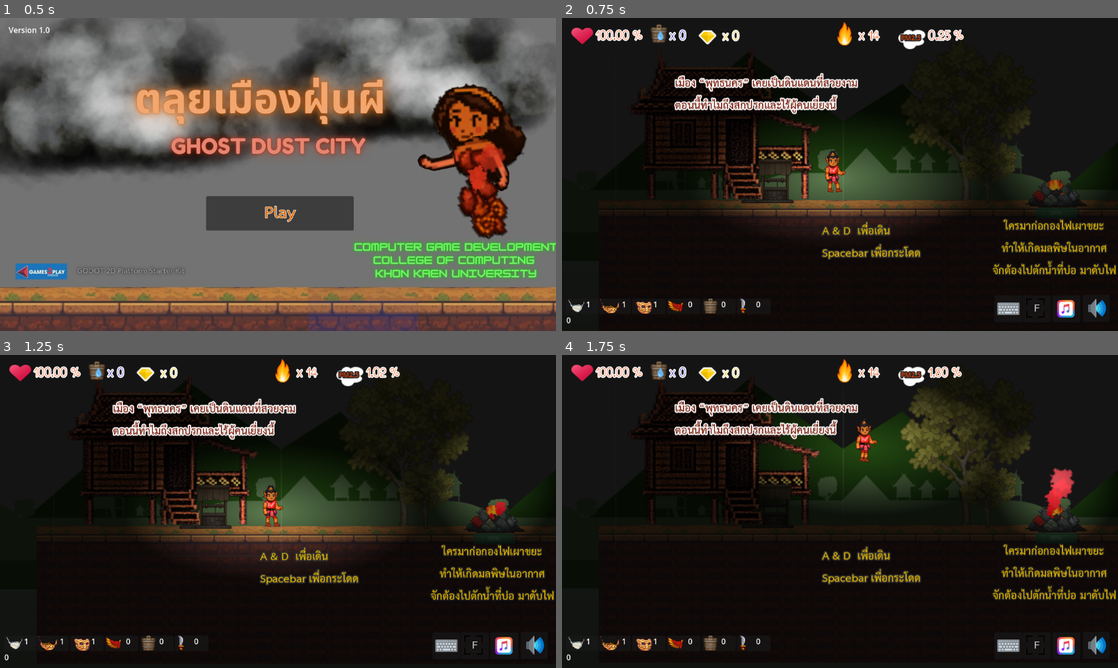
Above: before the commit, frames 1-4 (two rows, left to right).
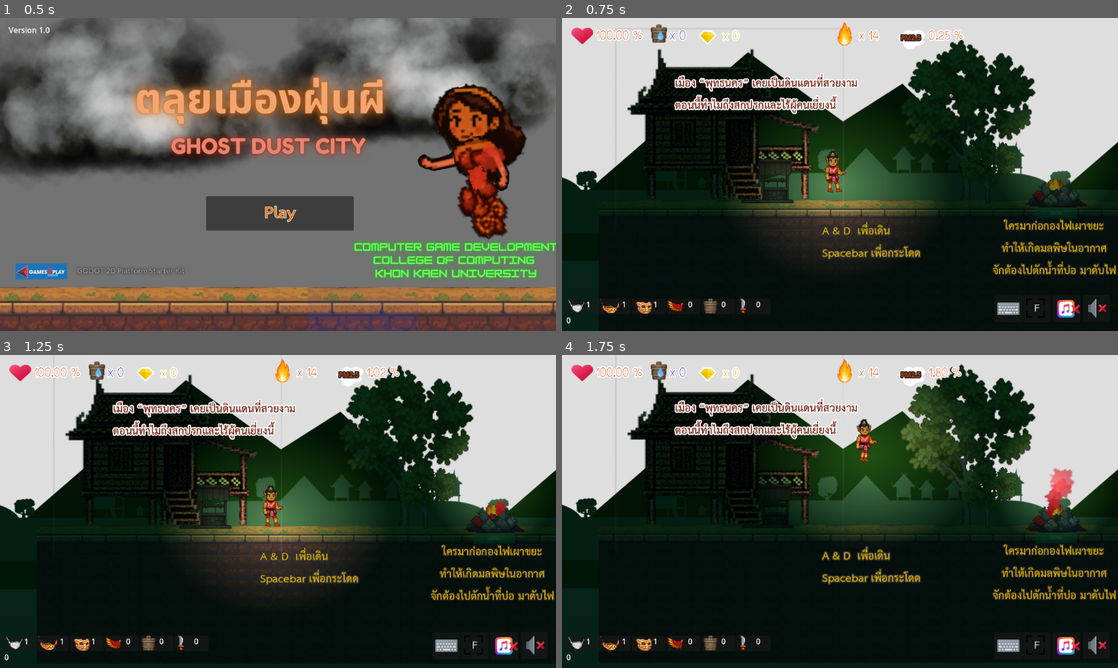
Above: after the commit, the same moments.

Repository: twachi/projectgame2d
Game: Godot game, scene res://Scenes/Levels/Menu.tscn
The game is run twice, just before and just after one commit, with the same random seed, the same clock (stepped at 60 frames per second) and the same inputs.
Inputs:
- Up to frame 1 (0.5 s): no input
- Up to frame 2 (0.75 s): click "Play" at 0.5 s
- Up to frame 3 (1.25 s): no input
- Up to frame 4 (1.75 s): hold D (Right) from 1.28 s (still down); tap C (attack) at 1.35 s; tap Space (Jump) at 1.52 s

Frame 1 is identical in both runs. In frame 2, 30% of the frame differs, in the area x 0-100%, y 0-96%; in frame 3, 27%; in frame 4, 30%.

Commit message:
เพิ่มกองขยะ

Diff:
--- a/Scenes/Levels/Level_01.tscn
+++ b/Scenes/Levels/Level_01.tscn
@@ -78,8 +78,8 @@
 position = Vector2(117, 348)
 
 [node name="PointLight2D" type="PointLight2D" parent="Player"]
-position = Vector2(5, -29)
-scale = Vector2(4.29388, 1.98531)
+position = Vector2(7.99999, -13.5)
+scale = Vector2(3.34667, 2.76667)
 texture = SubResource("GradientTexture2D_ex0qg")
 
 [node name="Coins" type="Node2D" parent="."]
@@ -458,6 +458,7 @@
 maxhp = 50
 def = 1
 title = "ผีควันระดับ 1"
+visible_range = 600
 
 [node name="Monster6" parent="Monster" instance=ExtResource("20_07uvp")]
 position = Vector2(2759, 299)
@@ -488,4 +489,4 @@
 position = Vector2(786, 376)
 
 [node name="CanvasModulate" type="CanvasModulate" parent="."]
-color = Color(0.169245, 0.169245, 0.169245, 1)
+color = Color(0.0576534, 0.284055, 0.244384, 1)
--- a/Scenes/Prefabs/Monster.tscn
+++ b/Scenes/Prefabs/Monster.tscn
@@ -30,10 +30,10 @@
 [node name="Part" type="Node2D" parent="."]
 
 [node name="FloorRay" type="RayCast2D" parent="Part"]
-position = Vector2(-51, -11)
+position = Vector2(-69, -9)
 rotation = -3.14159
 scale = Vector2(1, -1)
-target_position = Vector2(0, 33)
+target_position = Vector2(-0.000244141, 97)
 collision_mask = 8
 
 [node name="WallRay" type="RayCast2D" parent="Part"]
@@ -47,11 +47,11 @@
 position = Vector2(-12, -13)
 rotation = -3.14159
 scale = Vector2(1, -1)
-target_position = Vector2(300, -2)
+target_position = Vector2(393, 1.001)
 
 [node name="PlayerRay2" type="RayCast2D" parent="Part"]
 position = Vector2(0, -14)
-target_position = Vector2(89, 2)
+target_position = Vector2(178, 2)
 
 [node name="Rig" parent="Part" instance=ExtResource("1_omk6g")]
 position = Vector2(6, -20)
--- a/Scripts/AudioManager.gd
+++ b/Scripts/AudioManager.gd
@@ -15,8 +15,8 @@
 @onready var pain: AudioStreamPlayer = $"Pain-2201"
 @onready var horror_music: AudioStreamPlayer = $"Mixkit-horror-sci-fi-wind-tunnel-894"
 
-var music_on = true
-var sound_on = true
+var music_on = false
+var sound_on = false
 var music_bus = null
 var sfx_bus = null
 
--- a/default_bus_layout.tres
+++ b/default_bus_layout.tres
@@ -1,6 +1,7 @@
 [gd_resource type="AudioBusLayout" format=3 uid="uid://do56t6r2c0wgw"]
 
 [resource]
+bus/0/send = &"New Bus"
 bus/1/name = &"music"
 bus/1/solo = false
 bus/1/mute = false
--- /dev/null
+++ b/new_theme.tres
@@ -0,0 +1,3 @@
+[gd_resource type="Theme" format=3 uid="uid://brk3xjuf5lyj3"]
+
+[resource]
--- a/project.godot
+++ b/project.godot
@@ -33,6 +33,10 @@
 [editor_plugins]
 
 enabled=PackedStringArray()
+
+[gui]
+
+theme/custom="uid://brk3xjuf5lyj3"
 
 [input]
 
@@ -80,4 +84,4 @@
 
 textures/vram_compression/import_etc2_astc=true
 textures/webp_compression/compression_method=1
-environment/defaults/default_clear_color=Color(0.0768358, 0.0768358, 0.0768358, 1)
+environment/defaults/default_clear_color=Color(0.868985, 0.868985, 0.868985, 1)
Binary file added: Assets/Spritesheet/fire2.png
Not shown: 1 places in Scenes/Levels/Level_01.tscn that only renumber resources
Not shown: 1 places in Scenes/Managers/AudioManager.tscn that only renumber resources
Not shown: 1 places in Scenes/Managers/user_interface.tscn that only renumber resources
Not shown: 1 places in Scenes/Prefabs/gbfire.tscn that only renumber resources
Not shown: 1 places in Scenes/theme.tres that only renumber resources
